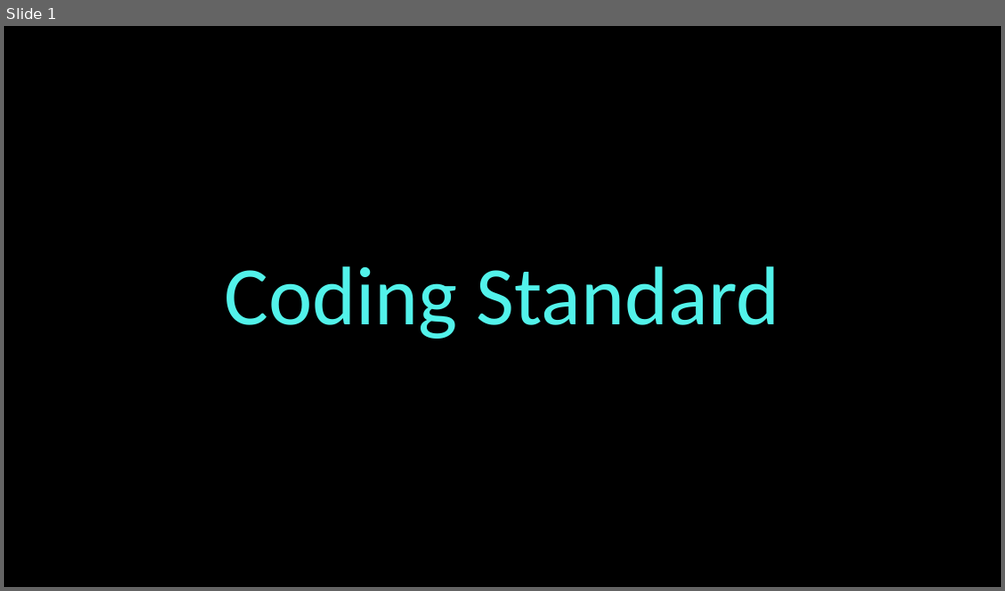
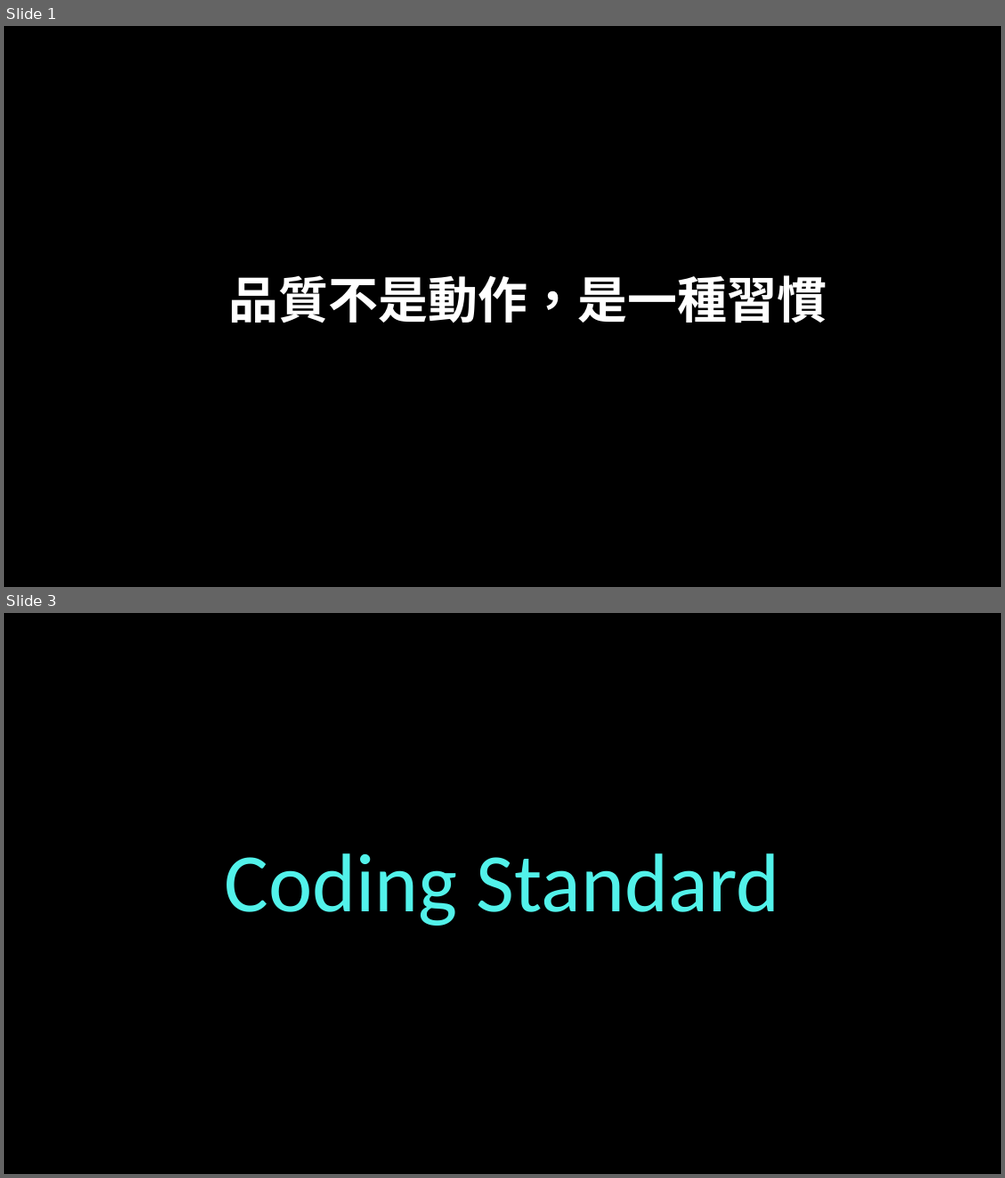
Before and after one commit to likesm0887/2019_HappyCamp_C-_Example, a slide deck: Code Smell.pptx. Shown one above the other, each under a label of ours: slide 1 before the commit, slides 1 and 3 after it; the slides between them are not shown. The pictures are 1005x591 and 1005x1178 pixels, drawn with LibreOffice and Linux fonts; fonts in the diff are those of the drawing. Boxes give left, top, right and bottom in pixels: in the first picture for what was removed or moved away, otherwise in the second. Text is boxed around its words. In the diff, an @@ line names an element or a change of style, - is before the commit and + after.

```diff
--- a/Code Smell.pptx
+++ b/Code Smell.pptx
@@ slide 1 added at <box>4,26,1001,587</box>, background #000000 @@
@@ text added at <box>228,275,826,323</box>, 48 pt, text #FFFFFF, bold @@
+品質不是動作，是一種習慣
@@ what was slide 1 is now slide 3 @@
```
Also in this commit, not shown: 2 slides changed, 1 other slide added.
